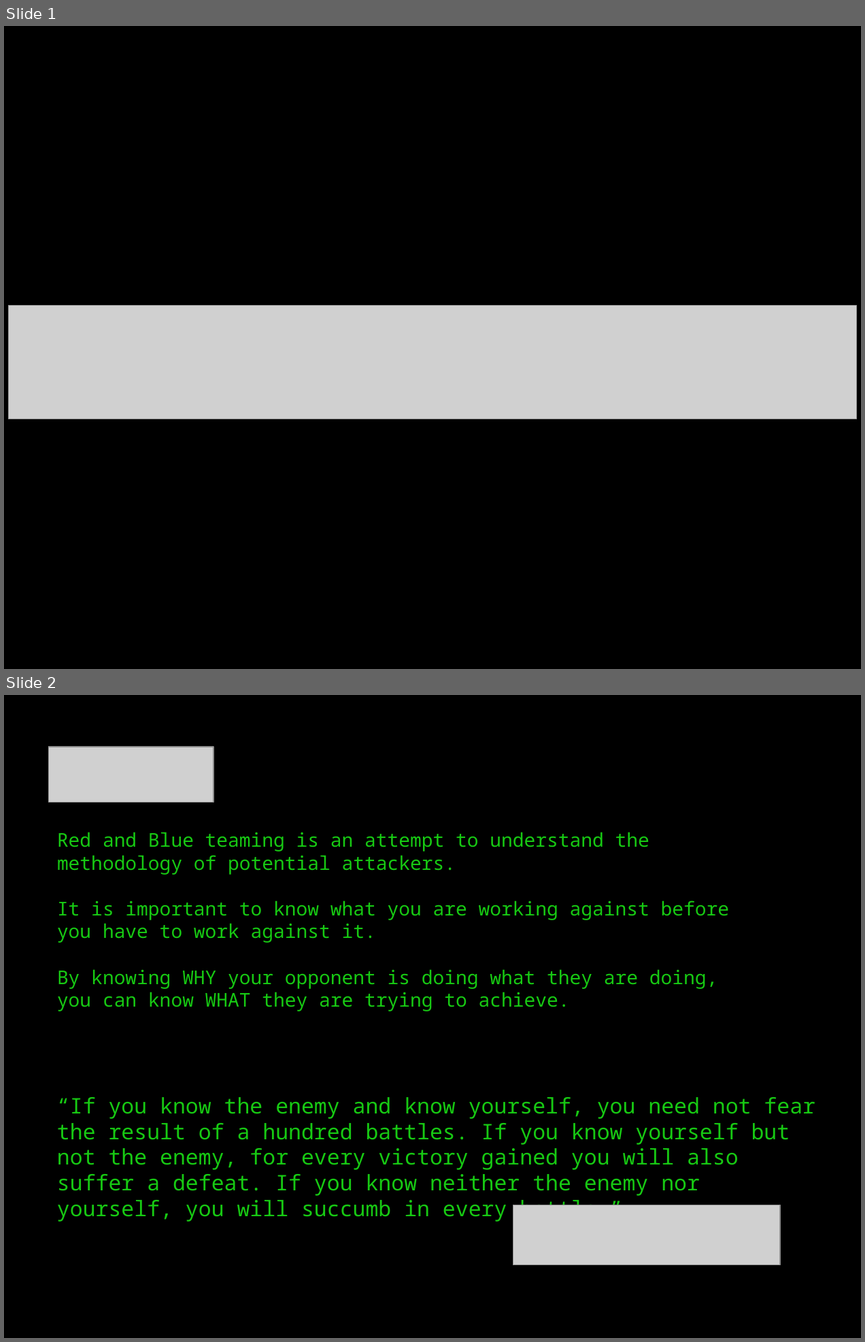
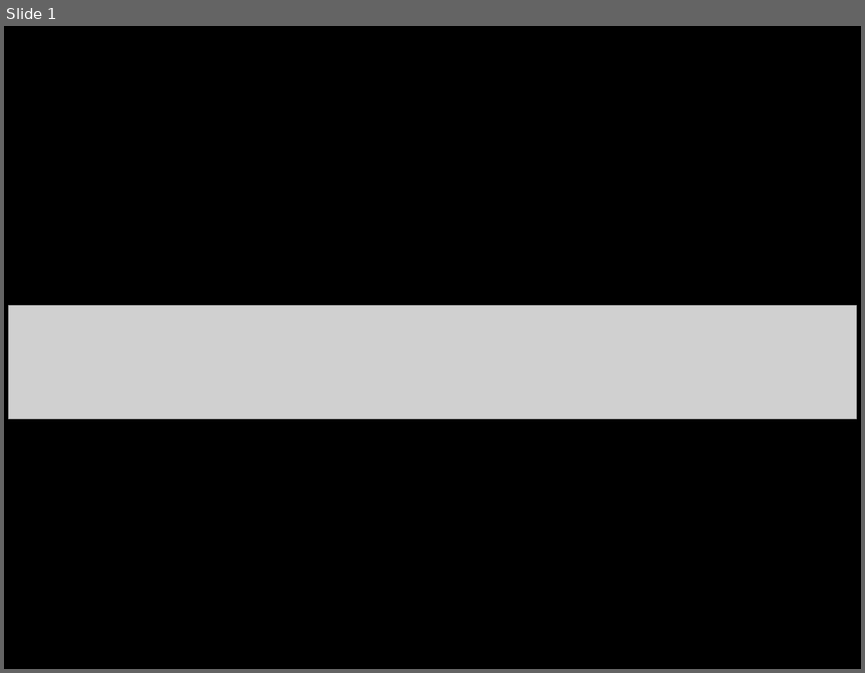
Before and after one commit to SnoozyRests/CyberSecurity_trends_futures_coursework, a slide deck: cstaf_hackers_presentation.ppt. Shown one above the other, each under a label of ours: slides 1 and 2 before the commit, slide 1 after it. The pictures are 865x1342 and 865x673 pixels, drawn with LibreOffice and Linux fonts; fonts in the diff are those of the drawing; grey boxes stand for pictures. Boxes give left, top, right and bottom in pixels: in the first picture for what was removed or moved away, otherwise in the second. Text is boxed around its words. In the diff, an @@ line names an element or a change of style, - is before the commit and + after.

```diff
--- a/cstaf_hackers_presentation.ppt
+++ b/cstaf_hackers_presentation.ppt
@@ slide 2 removed at [4, 695, 861, 1338], background #000000 @@
@@ picture removed at [49, 747, 213, 801] @@
@@ text removed at [57, 832, 730, 1011] @@
-Red and Blue teaming is an attempt to understand the
-methodology of potential attackers.
-It is important to know what you are working against before
-you have to work against it.
-By knowing WHY your opponent is doing what they are doing,
-you can know WHAT they are trying to achieve.
@@ text removed at [57, 1097, 815, 1221] @@
-“If you know the enemy and know yourself, you need not fear
-the result of a hundred battles. If you know yourself but not the enemy, for every victory gained you will also suffer a defeat. If you know neither the enemy nor yourself, you will succumb in every battle.”
@@ picture removed at [513, 1205, 781, 1265] @@
```
Also in this commit, not shown: 1 slide changed, 1 other file.
